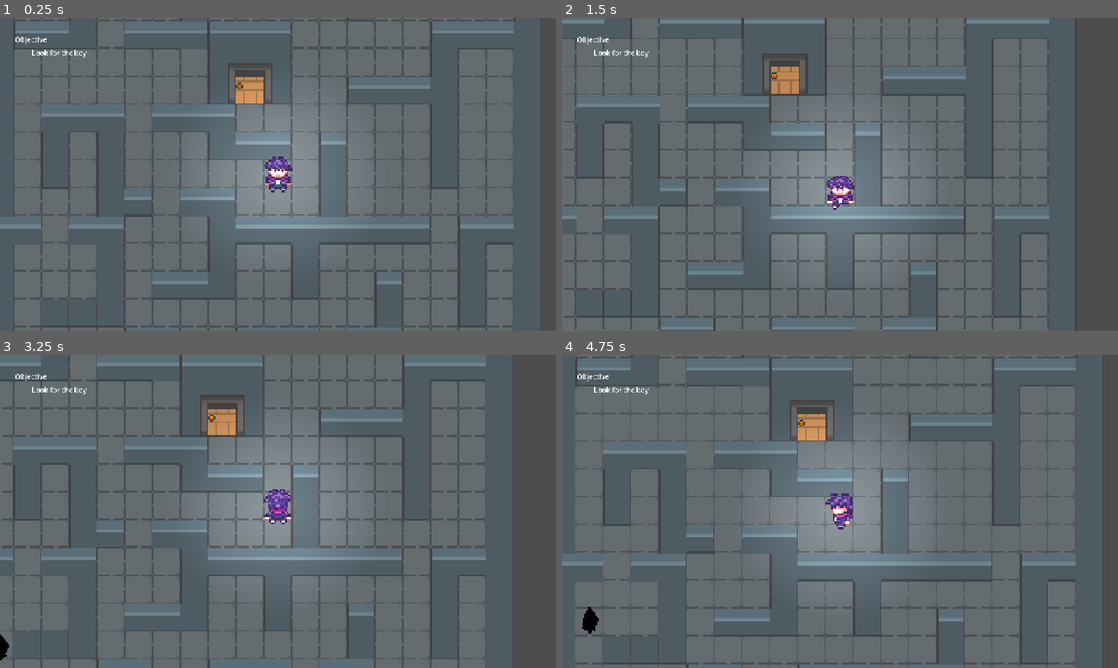
Above: before the commit, frames 1-4 (two rows, left to right).
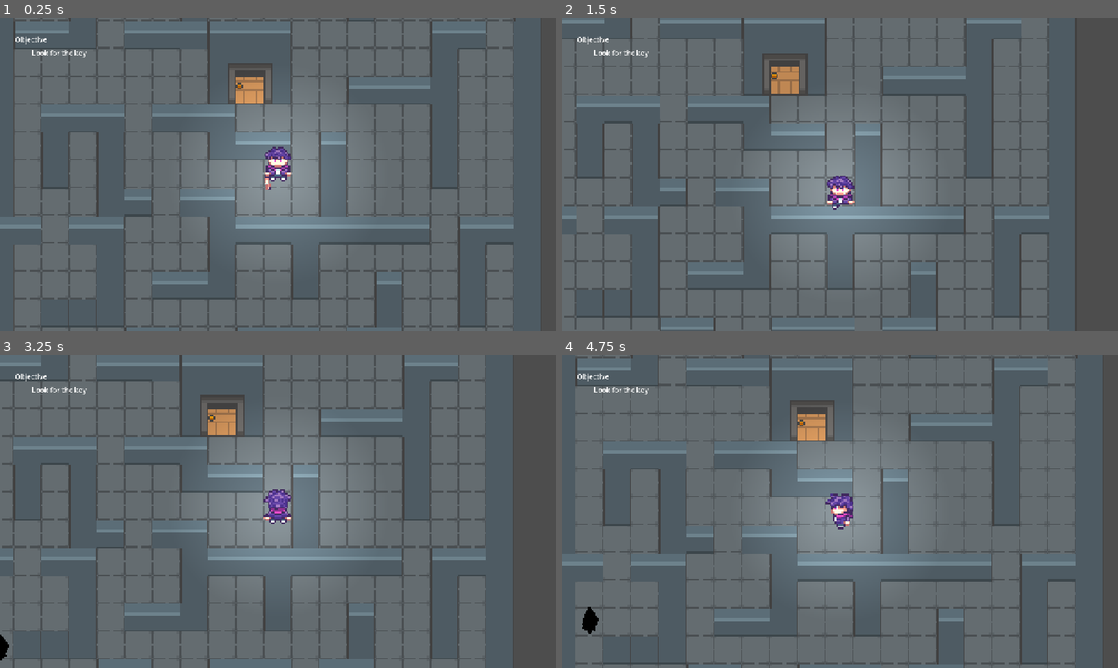
Above: after the commit, the same moments.

Repository: rstricke/Whistlefreeze52
Game: Godot game, scene res://scenes/main.tscn
Same seed, same stepped clock (60 frames per second), same inputs: the game is played once before the commit and once after it.
Inputs:
- Up to frame 1 (0.25 s): no input
- Up to frame 2 (1.5 s): tap Enter at 0.5 s; hold D (move_right) 0.53-1.28 s; tap F (whistle) at 0.6, 1.35 s; hold S (move_down) from 1.28 s (still down)
- Up to frame 3 (3.25 s): release S (move_down) at 2.03 s; hold D (move_right) 2.03-2.78 s; tap F (whistle) at 2.1, 2.85 s; hold W (move_up) from 2.78 s (still down)
- Up to frame 4 (4.75 s): release W (move_up) at 3.53 s; hold A (move_left) from 3.53 s (still down); tap F (whistle) at 3.6, 4.35 s

The runs differ from the first frame. In frame 1, 0.6% of the frame differs, in the area x 47-93%, y 1-56%; in frame 2, less than 0.1%; in frame 3, less than 0.1%; in frame 4, less than 0.1%.

Commit message:
tilemap + trying to set up victory screen

Diff:
--- a/game/Victory.tscn
+++ b/game/Victory.tscn
@@ -7,6 +7,14 @@
 anchors_preset = 0
 
 [node name="VictoryScreen" type="Sprite2D" parent="." unique_id=1170735827]
-position = Vector2(625, 327)
+position = Vector2(625, 336)
 scale = Vector2(4, 4)
 texture = ExtResource("1_1xd76")
+
+[node name="ColorRect" type="ColorRect" parent="." unique_id=521879773]
+layout_mode = 1
+anchors_preset = 15
+anchor_right = 1.0
+anchor_bottom = 1.0
+grow_horizontal = 2
+grow_vertical = 2
--- a/game/scenes/main.tscn
+++ b/game/scenes/main.tscn
@@ -11324,7 +11324,7 @@
 z_index = -1
 position = Vector2(-32, -32)
 scale = Vector2(4, 4)
-tile_map_data = PackedByteArray("AAD4//b/BgACABcAAAD5//b/BgA …(2320 unchanged characters)… AABYAAAAIAPj/BgAAABUAAAAIAPn/BgADABYAAAAJAPv/BgACABcAAAAIAPv/BgACABcAAAAIAPf/BgAAABUAAAD6//f/BgA …(491 unchanged characters)…
+tile_map_data = PackedByteArray("AAD4//b/BgACABcAAAD5//b/BgA …(2320 unchanged characters)… AABYAAAAIAPj/BgAAABUAAAAIAPn/BgADABYAAAAIAPv/BgACABcAAAAIAPf/BgAAABUAAAD6//f/BgA …(491 unchanged characters)…
 tile_set = SubResource("TileSet_tefeu")
 
 [node name="AudioStreamPlayer2D" type="AudioStreamPlayer2D" parent="." unique_id=1947548543]
--- a/game/scenes/player.tscn
+++ b/game/scenes/player.tscn
@@ -160,7 +160,7 @@
 "duration": 1.0,
 "texture": SubResource("AtlasTexture_fulsm")
 }],
-"loop": true,
+"loop": false,
 "name": &"hitDown",
 "speed": 5.0
 }, {
@@ -177,7 +177,7 @@
 "duration": 1.0,
 "texture": SubResource("AtlasTexture_a38lo")
 }],
-"loop": true,
+"loop": false,
 "name": &"hitUp",
 "speed": 5.0
 }, {
@@ -194,7 +194,7 @@
 "duration": 1.0,
 "texture": SubResource("AtlasTexture_ujl30")
 }],
-"loop": true,
+"loop": false,
 "name": &"walkDown",
 "speed": 7.0
 }, {
@@ -211,7 +211,7 @@
 "duration": 1.0,
 "texture": SubResource("AtlasTexture_wqfne")
 }],
-"loop": true,
+"loop": false,
 "name": &"walkLeft",
 "speed": 7.0
 }, {
@@ -228,7 +228,7 @@
 "duration": 1.0,
 "texture": SubResource("AtlasTexture_md1ol")
 }],
-"loop": true,
+"loop": false,
 "name": &"walkRight",
 "speed": 7.0
 }, {
@@ -245,7 +245,7 @@
 "duration": 1.0,
 "texture": SubResource("AtlasTexture_t4otl")
 }],
-"loop": true,
+"loop": false,
 "name": &"walkUp",
 "speed": 7.0
 }, {
@@ -298,7 +298,7 @@
 [node name="AnimatedSprite2D" type="AnimatedSprite2D" parent="." unique_id=1853629284]
 scale = Vector2(4, 4)
 sprite_frames = SubResource("SpriteFrames_u2ulf")
-animation = &"whistling"
+animation = &"hitDown"
 
 [node name="CollisionShape2D" type="CollisionShape2D" parent="." unique_id=1207697494]
 shape = SubResource("RectangleShape2D_g2els")
--- a/game/scripts/grid.gd
+++ b/game/scripts/grid.gd
@@ -19,6 +19,8 @@
 var walls: Array[StaticBody2D]
 var astar_grid: AStarGrid2D
 var door_key: Area2D
+var fading := false
+var fade_speed := 1.5
 
 # Called when the node enters the scene tree for the first time.
 func _ready() -> void:
@@ -65,7 +67,12 @@
 
 # Called every frame. 'delta' is the elapsed time since the previous frame.
 func _process(_delta: float) -> void:
-	pass
+	if fading:
+		var fade_rect = $Player/CanvasLayer/FadeRect
+		fade_rect.color.a += fade_speed * _delta
+
+		if fade_rect.color.a >= 1:
+			get_tree().change_scene_to_file("res://Victory.tscn")
 
 # Used to draw the grid. It's useful for visualization, but can be turned off
 func _draw() -> void:
@@ -157,4 +164,4 @@
 
 func _on_win_zone_body_entered(body: Node2D) -> void:
 	if body is Player:
-		print("Winner!")
+		fading = true
--- a/game/scripts/player.gd
+++ b/game/scripts/player.gd
@@ -84,7 +84,7 @@
 		for i in whistle_cast.get_collision_count():
 			var obj = whistle_cast.get_collider(i)
 			if obj is Monster:
-				obj.stun_timer = 5
+				obj.stun_timer = 10
 				print("Stunning monster!")
 		end_turn()
 
